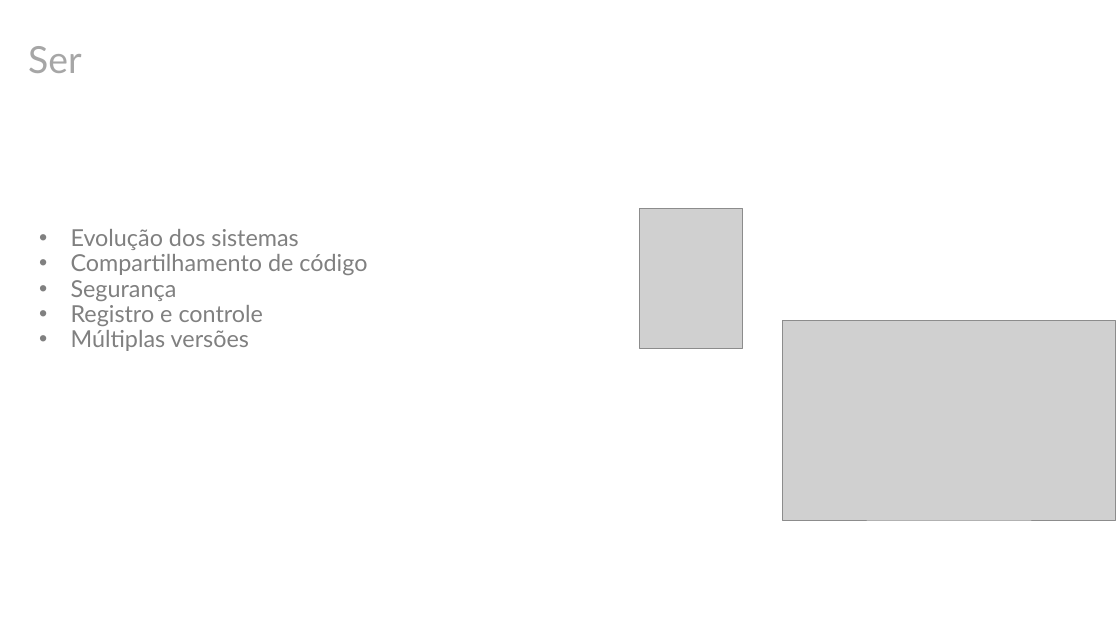
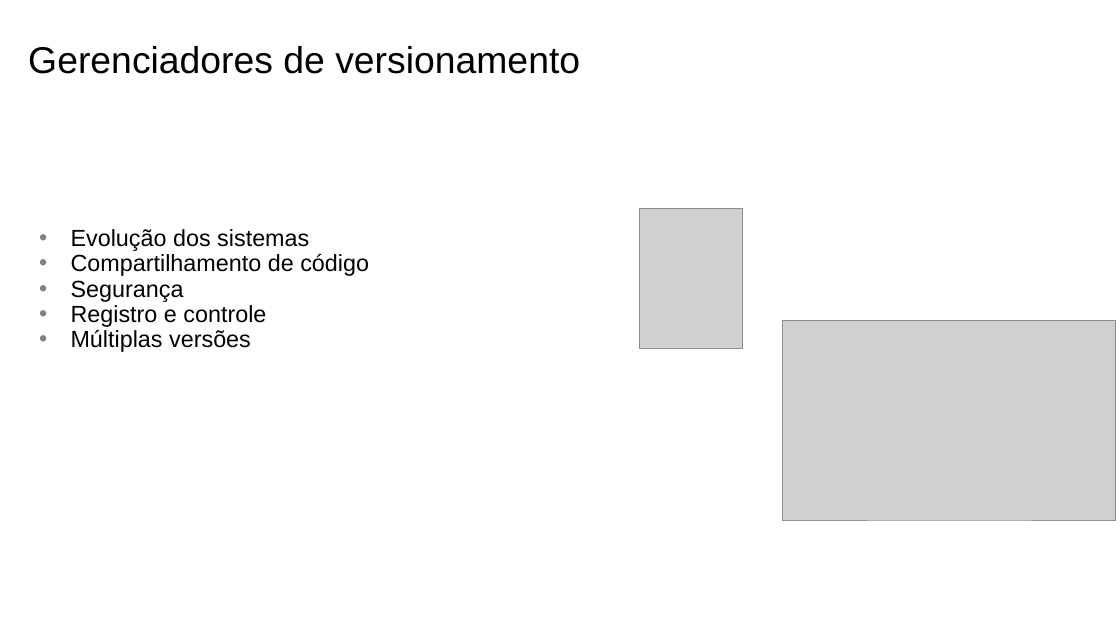
Before and after one commit to yunoguthi/testeCursoGit, a slide deck: slide 4 of git.pptx (slide 8 before the commit). Drawn at 1120x630 pixels with LibreOffice and Linux fonts; fonts in the diff are those of the drawing; grey boxes stand for pictures; background and template pictures are left out. Boxes give left, top, right and bottom in pixels: in the first picture for what was removed or moved away, otherwise in the second. Text is boxed around its words. In the diff, an @@ line names an element or a change of style, - is before the commit and + after.

```diff
--- a/git.pptx
+++ b/git.pptx
@@ text at <box>28,46,580,74</box>: text changed; font Lato to Arial; text colour #A6A6A6 to #000000 @@
-Ser
+Gerenciadores de versionamento
@@ text "Evolução dos sistemas" at <box>71,229,369,352</box>: font Lato to Arial, text colour #808080 to #000000 @@
```
Also in this commit, not shown: 3 other slides changed, 6 slides added, 1 slide removed, 3 other files.
